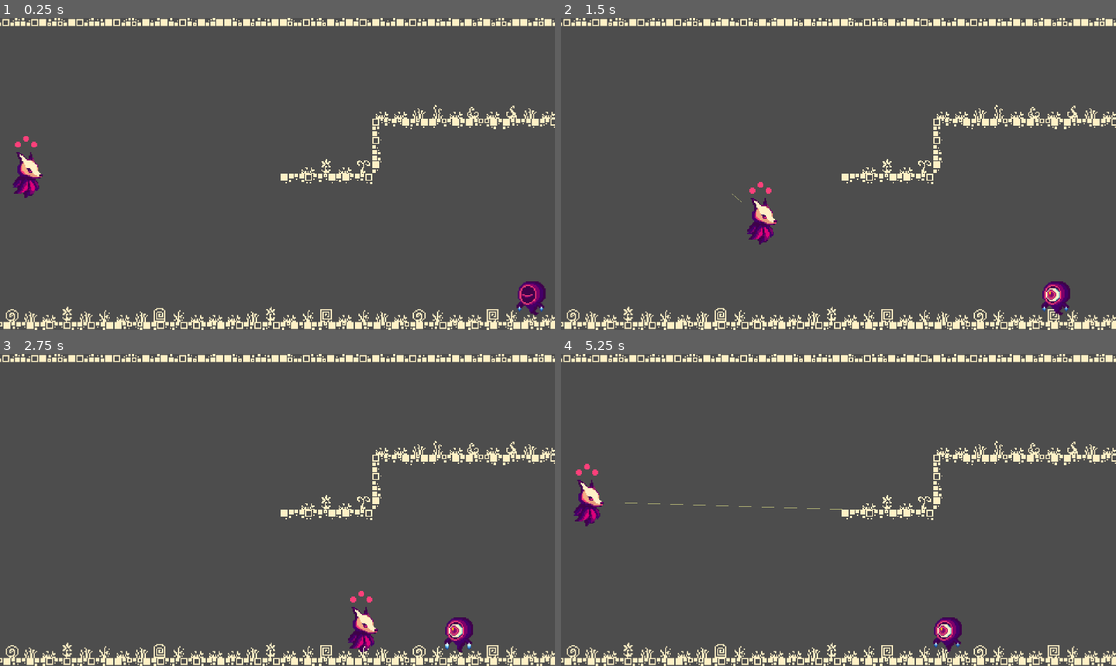
Above: before the commit, frames 1-4 (two rows, left to right).
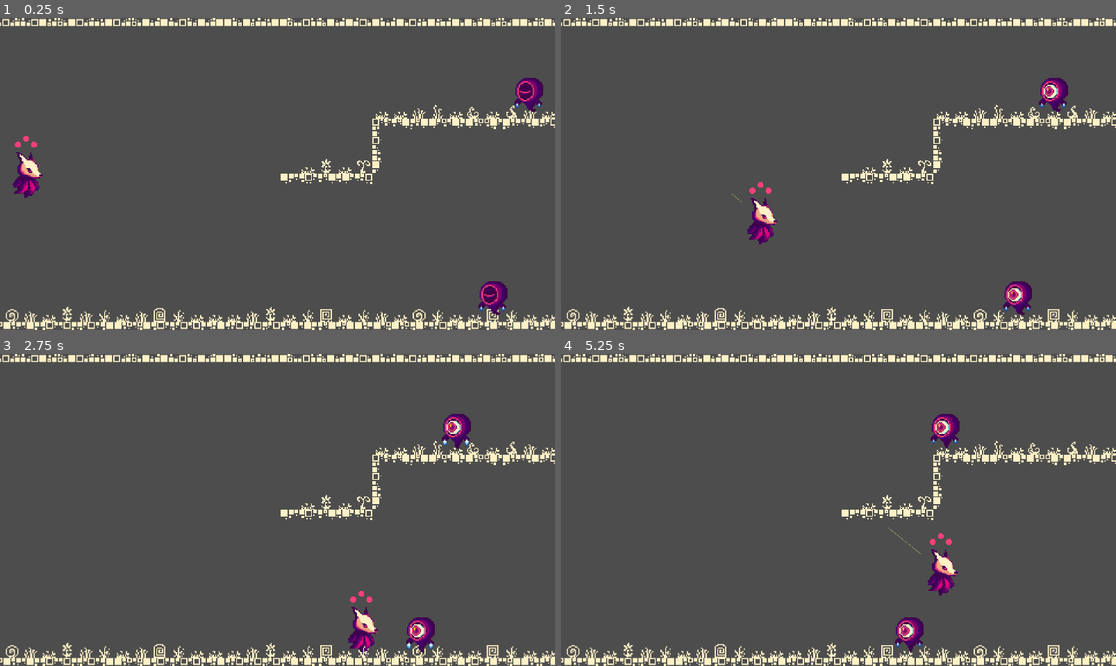
Above: after the commit, the same moments.

Repository: ambotwist/shootem
Game: Godot game, scene res://scenes/Game.tscn
The game is run twice, just before and just after one commit, with the same random seed, the same clock (stepped at 60 frames per second) and the same inputs.
Inputs (mouse positions are in pixels of both pictures, inside the frame that each line leads up to):
- Up to frame 1 (0.25 s): no input
- Up to frame 2 (1.5 s): move the mouse to (960, 158) at 0.52 s; hold D (move_right) 0.53-1.28 s; click (960, 158) at 0.6 s; move the mouse to (727, 189) at 1.27 s; hold S (move_down) from 1.28 s (still down); click (727, 189) at 1.35 s
- Up to frame 3 (2.75 s): move the mouse to (333, 441) at 2.02 s; release S (move_down) at 2.03 s; hold D (move_right) from 2.03 s (still down); click (333, 441) at 2.1 s
- Up to frame 4 (5.25 s): move the mouse to (810, 572) at 2.77 s; release D (move_right) at 2.78 s; hold W (move_up) 2.78-3.53 s; click (810, 572) at 2.85 s; move the mouse to (1005, 556) at 3.52 s; hold A (move_left) 3.53-5.03 s; click (1005, 556) at 3.6 s; move the mouse to (672, 463) at 4.27 s; click (672, 463) at 4.35 s; move the mouse to (866, 510) at 5.02 s; hold S (move_down) from 5.03 s (still down); click (866, 510) at 5.1 s

The runs differ from the first frame. In frame 1, 1.3% of the frame differs, in the area x 86-99%, y 19-96%; in frame 2, 1.3%; in frame 3, 1.3%; in frame 4, 2.4%, in the area x 2-73%, y 19-96%.

Commit message:
added collision to the tilset. Fixed shader bug.

Diff:
--- a/scenes/Game.tscn
+++ b/scenes/Game.tscn
@@ -101,102 +101,151 @@
 texture = ExtResource("2_qbsmt")
 0:3/0 = 0
 0:3/0/terrain_set = 0
+0:3/0/physics_layer_0/polygon_0/points = PackedVector2Array(-8, -8, 8, -8, 8, 2.37413, -8, 2.47306)
 2:3/0 = 0
 2:3/0/terrain_set = 0
+2:3/0/physics_layer_0/polygon_0/points = PackedVector2Array(-8, -8, 8, -8, 8, 2.37413, -8, 2.47306)
 4:3/0 = 0
 4:3/0/terrain_set = 0
+4:3/0/physics_layer_0/polygon_0/points = PackedVector2Array(-8, -8, 8, -8, 8, 2.37413, -8, 2.47306)
 6:3/0 = 0
 6:3/0/terrain_set = 0
+6:3/0/physics_layer_0/polygon_0/points = PackedVector2Array(-8, -8, 8, -8, 8, 2.37413, -8, 2.47306)
 8:3/0 = 0
 8:3/0/terrain_set = 0
+8:3/0/physics_layer_0/polygon_0/points = PackedVector2Array(-8, -8, 8, -8, 8, 2.37413, -8, 2.47306)
 10:3/0 = 0
 10:3/0/terrain_set = 0
+10:3/0/physics_layer_0/polygon_0/points = PackedVector2Array(-8, -8, 8, -8, 8, 2.37413, -8, 2.47306)
 12:3/0 = 0
 12:3/0/terrain_set = 0
+12:3/0/physics_layer_0/polygon_0/points = PackedVector2Array(-8, -8, 8, -8, 8, 2.37413, -8, 2.47306)
 14:3/0 = 0
 14:3/0/terrain_set = 0
+14:3/0/physics_layer_0/polygon_0/points = PackedVector2Array(-8, -8, 8, -8, 8, -4.25366, -4.89665, 8, -8, 8)
 0:4/0 = 0
 0:4/0/terrain_set = 0
+0:4/0/physics_layer_0/polygon_0/points = PackedVector2Array(-8, -8, 8, -8, 8, 2.37413, -8, 2.47306)
 2:4/0 = 0
 2:4/0/terrain_set = 0
+2:4/0/physics_layer_0/polygon_0/points = PackedVector2Array(-8, -8, 8, -8, 8, 2.37413, -8, 2.47306)
 4:4/0 = 0
 4:4/0/terrain_set = 0
+4:4/0/physics_layer_0/polygon_0/points = PackedVector2Array(-8, -8, 8, -8, 8, 2.37413, -8, 2.47306)
 6:4/0 = 0
 6:4/0/terrain_set = 0
+6:4/0/physics_layer_0/polygon_0/points = PackedVector2Array(-8, -8, 8, -8, 8, 2.37413, -8, 2.47306)
 8:4/0 = 0
 8:4/0/terrain_set = 0
+8:4/0/physics_layer_0/polygon_0/points = PackedVector2Array(-8, -8, 8, -8, 8, 2.37413, -8, 2.47306)
 10:4/0 = 0
 10:4/0/terrain_set = 0
+10:4/0/physics_layer_0/polygon_0/points = PackedVector2Array(-8, -8, 8, -8, 8, 2.37413, -8, 2.47306)
 12:4/0 = 0
 12:4/0/terrain_set = 0
+12:4/0/physics_layer_0/polygon_0/points = PackedVector2Array(-8, -8, 8, -8, 8, -4.25366, -4.89665, 8, -8, 8)
 14:4/0 = 0
 14:4/0/terrain_set = 0
+14:4/0/physics_layer_0/polygon_0/points = PackedVector2Array(-8, -8, 8, -8, 8, -4.25366, -4.89665, 8, -8, 8)
 0:5/0 = 0
 0:5/0/terrain_set = 0
+0:5/0/physics_layer_0/polygon_0/points = PackedVector2Array(-8, -8, 8, -8, 8, 2.37413, -8, 2.47306)
 2:5/0 = 0
 2:5/0/terrain_set = 0
+2:5/0/physics_layer_0/polygon_0/points = PackedVector2Array(-8, -8, 8, -8, 8, 2.37413, -8, 2.47306)
 4:5/0 = 0
 4:5/0/terrain_set = 0
+4:5/0/physics_layer_0/polygon_0/points = PackedVector2Array(-8, -8, 8, -8, 8, 2.37413, -8, 2.47306)
 6:5/0 = 0
 6:5/0/terrain_set = 0
+6:5/0/physics_layer_0/polygon_0/points = PackedVector2Array(-8, -8, 8, -8, 8, 2.37413, -8, 2.47306)
 8:5/0 = 0
 8:5/0/terrain_set = 0
+8:5/0/physics_layer_0/polygon_0/points = PackedVector2Array(-8, -8, 8, -8, 8, 2.37413, -8, 2.47306)
 10:5/0 = 0
 10:5/0/terrain_set = 0
+10:5/0/physics_layer_0/polygon_0/points = PackedVector2Array(-8, -8, 8, -8, 8, 2.37413, -8, 2.47306)
 12:5/0 = 0
 12:5/0/terrain_set = 0
+12:5/0/physics_layer_0/polygon_0/points = PackedVector2Array(-8, -8, 8, -8, 8, -4.25366, -4.89665, 8, -8, 8)
 14:5/0 = 0
 14:5/0/terrain_set = 0
+14:5/0/physics_layer_0/polygon_0/points = PackedVector2Array(-8, -8, 8, -8, 8, 0.395689, -4.89665, 8, -8, 8)
 0:6/0 = 0
 0:6/0/terrain_set = 0
+0:6/0/physics_layer_0/polygon_0/points = PackedVector2Array(-8, -8, 8, -8, 8, 2.37413, -8, 2.47306)
 2:6/0 = 0
 2:6/0/terrain_set = 0
+2:6/0/physics_layer_0/polygon_0/points = PackedVector2Array(-8, -8, 8, -8, 8, 2.37413, -8, 2.47306)
 4:6/0 = 0
 4:6/0/terrain_set = 0
+4:6/0/physics_layer_0/polygon_0/points = PackedVector2Array(-8, -8, 8, -8, 8, 2.37413, -8, 2.47306)
 6:6/0 = 0
 6:6/0/terrain_set = 0
+6:6/0/physics_layer_0/polygon_0/points = PackedVector2Array(-8, -8, 8, -8, 8, 2.37413, -8, 2.47306)
 8:6/0 = 0
 8:6/0/terrain_set = 0
+8:6/0/physics_layer_0/polygon_0/points = PackedVector2Array(-8, -8, 8, -8, 8, 2.37413, -8, 2.47306)
 10:6/0 = 0
 10:6/0/terrain_set = 0
+10:6/0/physics_layer_0/polygon_0/points = PackedVector2Array(-8, -8, 8, -8, 8, 2.37413, -8, 2.47306)
 12:6/0 = 0
 12:6/0/terrain_set = 0
+12:6/0/physics_layer_0/polygon_0/points = PackedVector2Array(-8, -8, 8, -8, 8, -4.25366, -4.89665, 8, -8, 8)
 14:6/0 = 0
 14:6/0/terrain_set = 0
+14:6/0/physics_layer_0/polygon_0/points = PackedVector2Array(-8, -8, 8, -8, 8, 0.395689, -4.89665, 8, -8, 8)
 0:7/0 = 0
 0:7/0/terrain_set = 0
+0:7/0/physics_layer_0/polygon_0/points = PackedVector2Array(-8, -8, 8, -8, 8, 2.37413, -8, 2.47306)
 2:7/0 = 0
 2:7/0/terrain_set = 0
+2:7/0/physics_layer_0/polygon_0/points = PackedVector2Array(-8, -8, 8, -8, 8, 2.37413, -8, 2.47306)
 4:7/0 = 0
 4:7/0/terrain_set = 0
+4:7/0/physics_layer_0/polygon_0/points = PackedVector2Array(-8, -8, 8, -8, 8, 2.37413, -8, 2.47306)
 6:7/0 = 0
 6:7/0/terrain_set = 0
+6:7/0/physics_layer_0/polygon_0/points = PackedVector2Array(-8, -8, 8, -8, 8, 2.37413, -8, 2.47306)
 8:7/0 = 0
 8:7/0/terrain_set = 0
+8:7/0/physics_layer_0/polygon_0/points = PackedVector2Array(-8, -8, 8, -8, 8, 2.37413, -8, 2.47306)
 10:7/0 = 0
 10:7/0/terrain_set = 0
+10:7/0/physics_layer_0/polygon_0/points = PackedVector2Array(-8, -8, 8, -8, 8, 2.37413, -8, 2.47306)
 12:7/0 = 0
 12:7/0/terrain_set = 0
+12:7/0/physics_layer_0/polygon_0/points = PackedVector2Array(-8, -8, 8, -8, 8, -4.25366, -4.89665, 8, -8, 8)
 14:7/0 = 0
 14:7/0/terrain_set = 0
+14:7/0/physics_layer_0/polygon_0/points = PackedVector2Array(-8, -8, 8, -8, 8, 0.395689, -4.89665, 8, -8, 8)
 0:8/0 = 0
 0:8/0/terrain_set = 0
+0:8/0/physics_layer_0/polygon_0/points = PackedVector2Array(-8, -8, 8, -8, 8, 2.37413, -8, 2.47306)
 2:8/0 = 0
 2:8/0/terrain_set = 0
+2:8/0/physics_layer_0/polygon_0/points = PackedVector2Array(-8, -8, 8, -8, 8, 2.37413, -8, 2.47306)
 4:8/0 = 0
 4:8/0/terrain_set = 0
+4:8/0/physics_layer_0/polygon_0/points = PackedVector2Array(-8, -8, 8, -8, 8, 2.37413, -8, 2.47306)
 6:8/0 = 0
 6:8/0/terrain_set = 0
+6:8/0/physics_layer_0/polygon_0/points = PackedVector2Array(-8, -8, 8, -8, 8, 2.37413, -8, 2.47306)
 8:8/0 = 0
 8:8/0/terrain_set = 0
+8:8/0/physics_layer_0/polygon_0/points = PackedVector2Array(-8, -8, 8, -8, 8, 2.37413, -8, 2.47306)
 10:8/0 = 0
 10:8/0/terrain_set = 0
+10:8/0/physics_layer_0/polygon_0/points = PackedVector2Array(-8, -8, 8, -8, 8, 2.37413, -8, 2.47306)
 12:8/0 = 0
 12:8/0/terrain_set = 0
+12:8/0/physics_layer_0/polygon_0/points = PackedVector2Array(-8, -8, 8, -8, 8, -4.25366, -4.89665, 8, -8, 8)
 14:8/0 = 0
 14:8/0/terrain_set = 0
+14:8/0/physics_layer_0/polygon_0/points = PackedVector2Array(-8, -8, 8, -8, 8, 0.395689, -0.247305, 8, -8, 8)
 
 [sub_resource type="TileSet" id="TileSet_s0nni"]
+physics_layer_0/collision_layer = 1
 terrain_set_0/mode = 0
 terrain_set_0/terrain_0/name = "walls"
 terrain_set_0/terrain_0/color = Color(0.996078, 0.945098, 0.772549, 1)
@@ -221,6 +270,9 @@
 tile_map_data = PackedByteArray("AADw/wgAAAAKAAUAAADx/wgAAAAGAAUAAADy/wgAAAAEAAYAAADz/wgAAAACAAYAAAD0/wgAAAAIAAMAAAD1/w …(1232 unchanged characters)…
 tile_set = SubResource("TileSet_s0nni")
 
+[node name="Hoodeye" parent="Map" instance=ExtResource("3_cpr0p")]
+position = Vector2(222, -69)
+
 [node name="Hoodeye" parent="." instance=ExtResource("3_cpr0p")]
 z_index = 1
-position = Vector2(224, 107)
+position = Vector2(191, 107)
--- a/scripts/hoodeye.gd
+++ b/scripts/hoodeye.gd
@@ -11,9 +11,12 @@
 
 # Called when the node enters the scene tree for the first time.
 func _ready() -> void:
-	# Make sure sprite has the material
-	if sprites && sprites.material:
-		sprites.material.set_shader_parameter("brightness", 0.0)
+	# Make sure sprite has the material and ensure it's unique to this instance
+	if sprites:
+		if sprites.material:
+			# Create a unique duplicate of the shader material
+			sprites.material = sprites.material.duplicate()
+			sprites.material.set_shader_parameter("brightness", 0.0)
 
 
 # Called every frame. 'delta' is the elapsed time since the previous frame.
--- a/scripts/laser.gd
+++ b/scripts/laser.gd
@@ -20,6 +20,11 @@
 	_set_length(0)
 	raycast.enabled = false
 	explosion.visible = false
+
+	# Set raycast to detect both areas and physics bodies
+	raycast.collide_with_areas = true
+	raycast.collide_with_bodies = true
+
 	# Connect to the animation_finished signal
 	if !explosion.animation_finished.is_connected(_on_explosion_animation_finished):
 		explosion.animation_finished.connect(_on_explosion_animation_finished)
